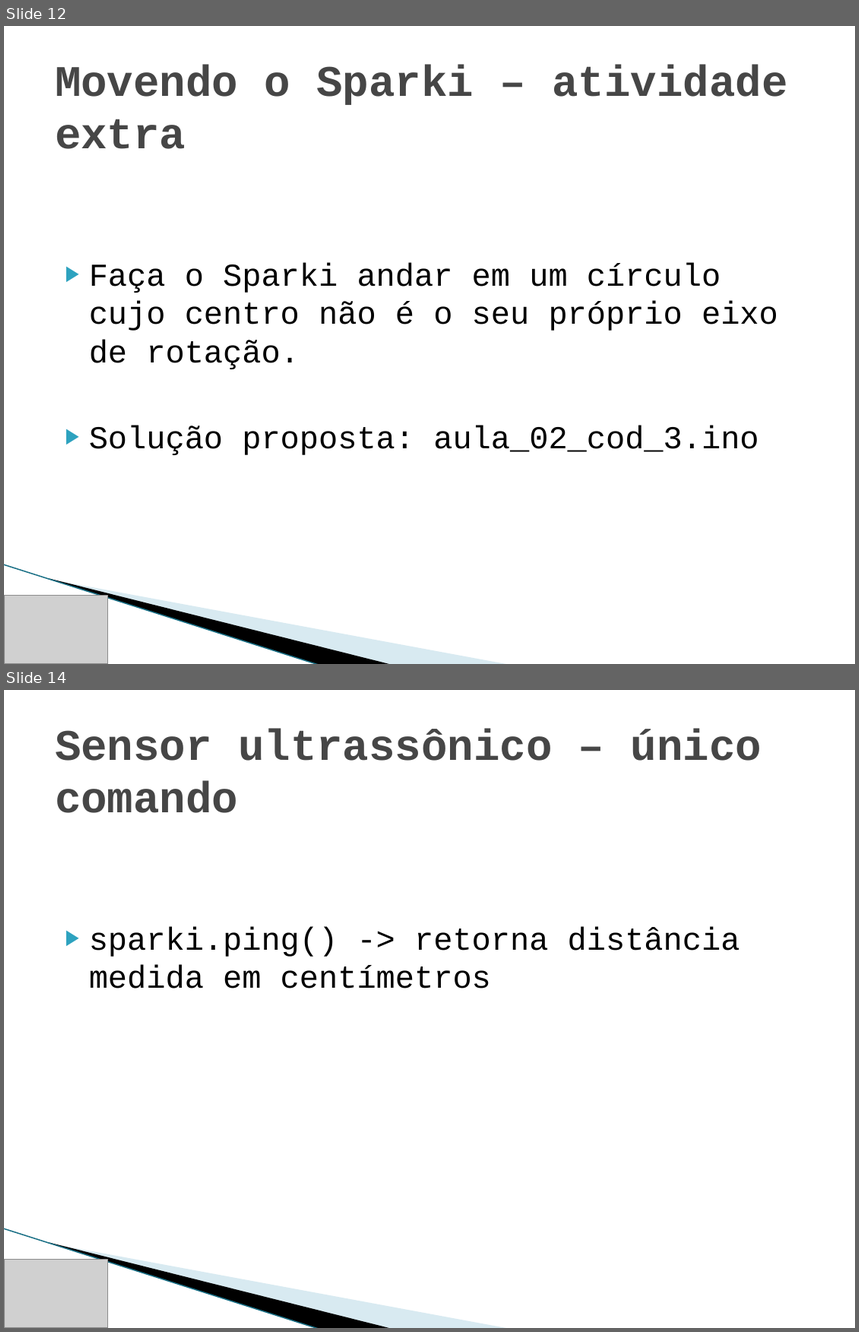
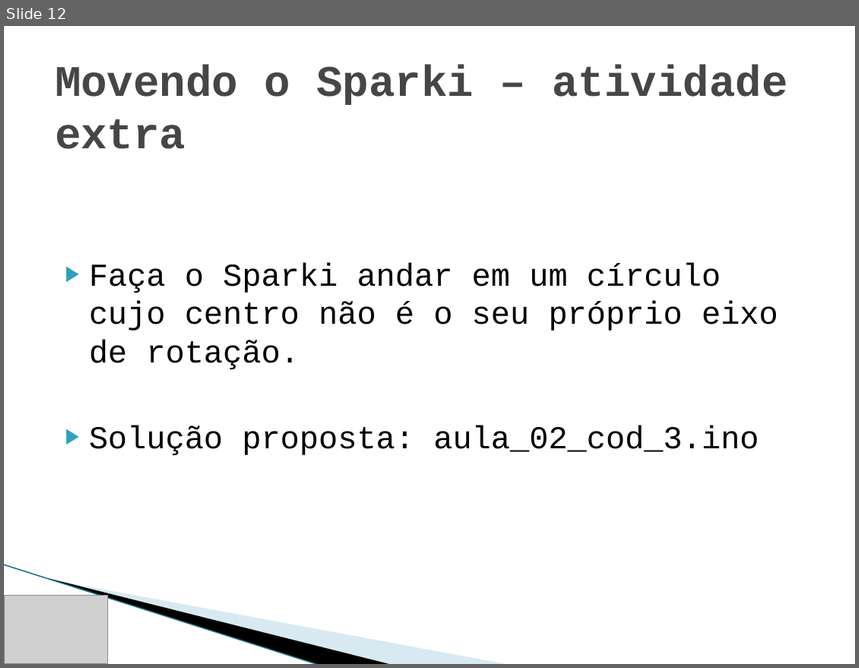
Before and after one commit to IEEE-RAS-UnB/edubot, a slide deck: Aula 02/Aula 02.pptx. Shown one above the other, each under a label of ours: slides 12 and 14 before the commit, slide 12 after it; the slides between them are not shown. The pictures are 859x1332 and 859x668 pixels, drawn with LibreOffice and Linux fonts; fonts in the diff are those of the drawing; grey boxes stand for pictures; background and template pictures are left out. Boxes give left, top, right and bottom in pixels: in the first picture for what was removed or moved away, otherwise in the second. Text is boxed around its words. In the diff, an @@ line names an element or a change of style, - is before the commit and + after.

```diff
--- a/Aula 02/Aula 02.pptx
+++ b/Aula 02/Aula 02.pptx
@@ slide 14 removed at box(4, 690, 855, 1328), background #FFFFFF; not listed: 3 template elements that a slide beside it also shows @@
@@ title removed at box(55, 728, 762, 813) @@
-Sensor ultrassônico – único comando
@@ text removed at box(89, 926, 740, 989) @@
-▶ sparki.ping() -> retorna distância medida em centímetros
@@ picture removed at box(4, 1259, 108, 1328) @@
```
Also in this commit, not shown: 2 slides changed, 4 other slides removed, 2 other files.
